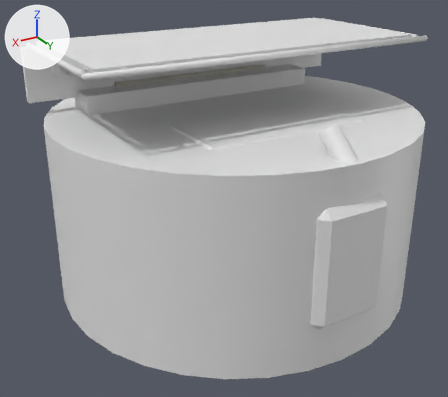
Renders of the FBX model Unity Projects/MEP Unity 2/Assets/MEP.fbx from each side of a commit.
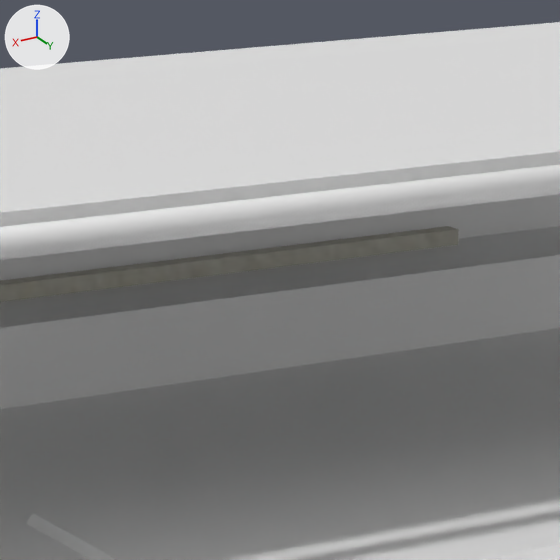
The first picture shows the older version from a camera (50 mm lens) standing at (0.0348, 0.056, 0.0278) and looking at (0.0018, 0.001, 0.0003). The close-ups show both versions on the part from 37% to 64% of the width and 4% to 34% of the height of that picture; other places that the commit changed are outside them. Lighting does not change. The marker at upper left points along +X, +Y and +Z. Where no turn or scale is listed for an object, it has been applied to the vertices.

The first close-up shows 'MEP_Base', 'Platform_Base', 'Plattform', 'Plattform_2', 'Rail_Long', 'SampleRack'.
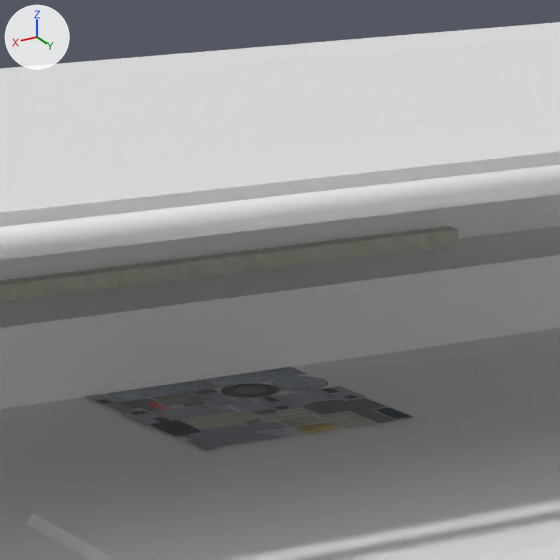
Edits to the bpy script that builds the scene:
```text
Add mat_none__ne_mep825_texture_png:
    mat_none__ne_mep825_texture_png = principled_material('None__NE_MEP825_Texture_png')
    mat_none__ne_mep825_texture_png.texture = img_ne_mep825_texture_png  # with its transparency
    mat_none__ne_mep825_texture_png.roughness = 0.649
Add me_decal:
    me_decal.from_pydata(...)  # 4 vertices, 1 face; spans x -0.003..0.003, y -0.003..0.003, z 0.0
    me_decal.materials.append(mat_none__ne_mep825_texture_png)  # picture img_ne_mep825_texture_png
Add ob_decal:
    ob_decal = bpy.data.objects.new('Decal', me_decal)
    ob_decal.location = (0.0, -0.00293, 0.01005)
```

Changed parts and their boxes (x1, y1, x2, y2) in the close-ups (560 x 560 px):
'Decal', added: after (84, 367, 414, 450)
